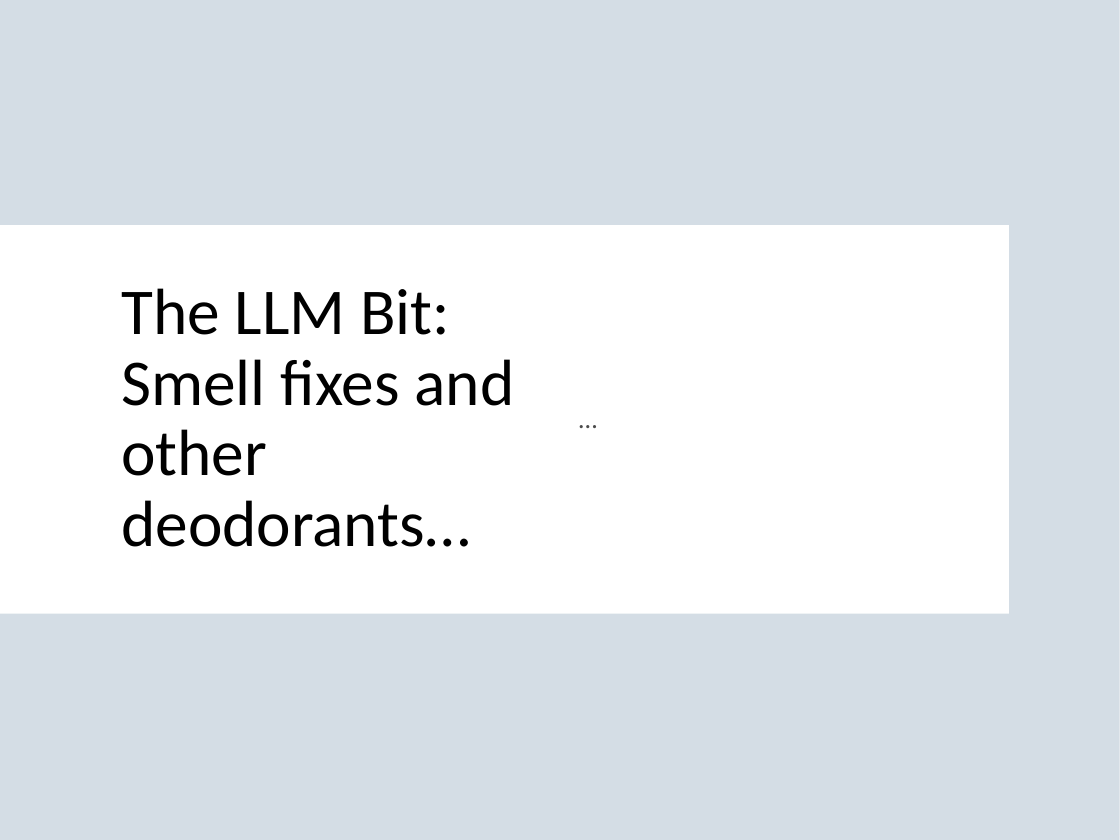
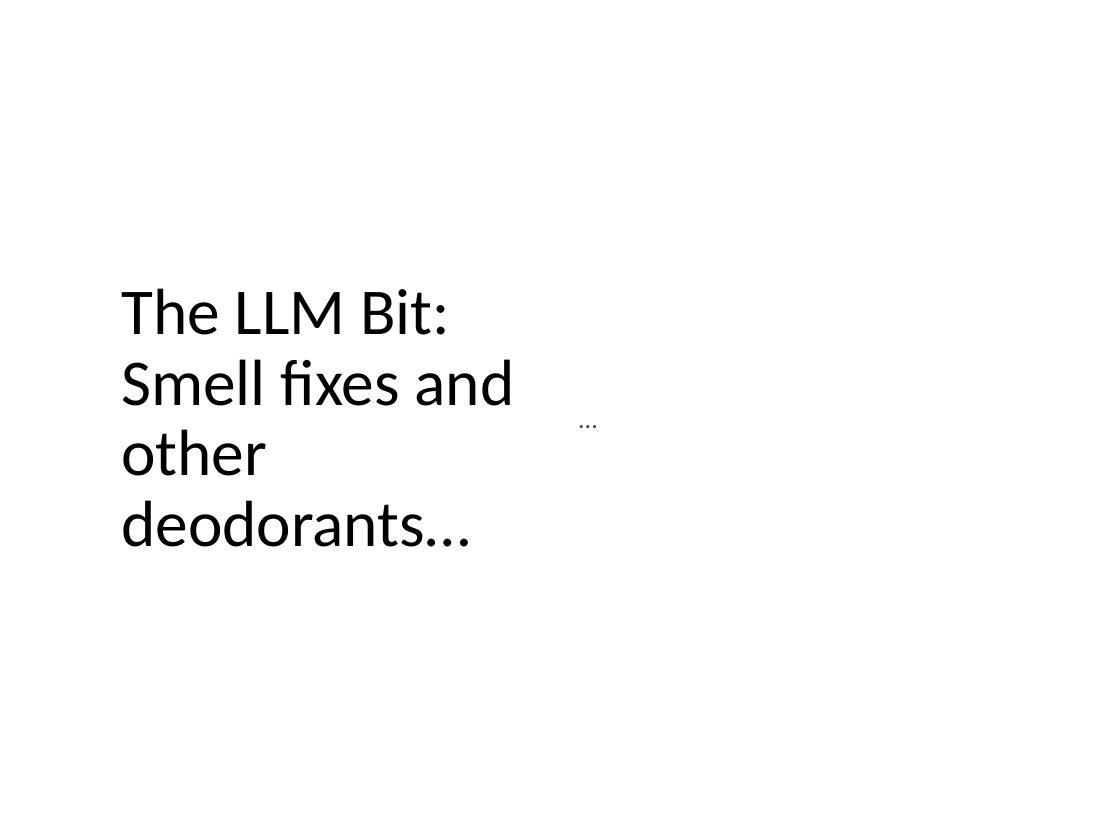
Before and after one commit to SannioEvolution/Material, a slide deck: slide 49 of 18 - Major Causes of Maintenance Problems- Infrastructure code smells.pptx (slide 38 before the commit). Drawn at 1120x840 pixels with LibreOffice and Linux fonts; fonts in the diff are those of the drawing; background and template pictures are left out. Boxes give left, top, right and bottom in pixels: in the first picture for what was removed or moved away, otherwise in the second. Text is boxed around its words. In the diff, an @@ line names an element or a change of style, - is before the commit and + after.

```diff
--- a/18 - Major Causes of Maintenance Problems- Infrastructure code smells.pptx
+++ b/18 - Major Causes of Maintenance Problems- Infrastructure code smells.pptx
@@ rectangle removed at bbox=[0, 0, 1120, 840] @@
@@ rectangle removed at bbox=[0, 0, 1120, 840] @@
@@ rectangle removed at bbox=[0, 225, 1009, 614] @@
```
Also in this commit, not shown: 2 other slides changed, 1 slide added, 1 slide removed.
